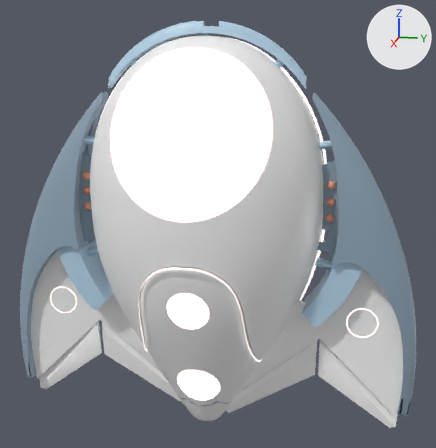
An edit to the FBX model public/assets/game-page/ship.fbx, drawn before and after from the same camera.
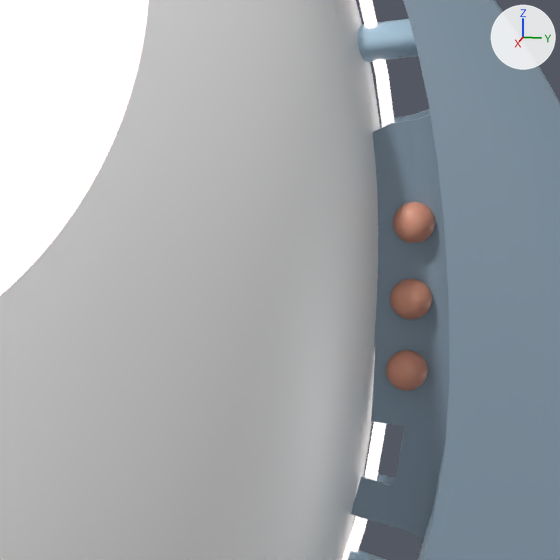
The first picture shows the older version from a 50 mm camera at (8.78, 1.93, 6.06) aimed at (-0.01, 0.17, 3.86). The close-ups show both versions on the part from 55% to 83% of the width and 30% to 58% of the height of that picture; other places that the commit changed are outside them. Arrows for +X, +Y and +Z are at upper right; the lights stay in place. Where no turn or scale is listed for an object, it has been applied to the vertices.

The scene before the commit, as lines of its bpy script (objects in view):
```python
me_mesh = bpy.data.meshes.new('Mesh')
me_mesh.from_pydata(...)  # 324 vertices, 320 faces; spans x 0.1..0.13, y -1.81..1.81, z 1.82..6.6
me_mesh.materials.append(mat_accentdetails)  # beige #e7a086
me_mesh_009 = bpy.data.meshes.new('Mesh.009')
me_mesh_009.from_pydata(...)  # a UV sphere (16 segments, 8 rings, poles along x) spanning x -0.187..-0.062, y -0.067..0.065, z -0.303..-0.171; a UV sphere (16 segments, 8 rings, poles along x) spanning x -0.187..-0.062, y -0.063..0.069, z -0.073..0.059; a UV sphere (16 segments, 8 rings, poles along x) spanning x -0.187..-0.062, y -0.065..0.067, z 0.171..0.303
me_mesh_009.materials.append(mat_mat_001)  # beige #e7a086
me_mesh_026 = bpy.data.meshes.new('Mesh.026')
me_mesh_026.from_pydata(...)  # 9402 vertices, 6120 faces; spans x -0.66..0.66, y -1.77..1.77, z -3.01..3.01
# faces by material slot: [921, 4449, 750]
me_mesh_026.materials.append(mat_accentdetails)  # beige #e7a086
me_mesh_026.materials.append(mat_basematerial)  # white #f7f7f7
me_mesh_026.materials.append(mat_baseemission)  # cyan #a1e7e0
ob_subdivision_surface_2_2_2 = bpy.data.objects.new('Subdivision_Surface_2_2_2', me_mesh_026)
ob_subdivision_surface_2_2_2.location = (0.734, -0.005, 3.596)
ob_обод = bpy.data.objects.new('обод', me_mesh)
ob_обод.location = (0.0, 0.0, 0.0)
ob_сфера_2_2 = bpy.data.objects.new('Сфера_2_2', me_mesh_009)
ob_сфера_2_2.location = (0.31, 1.845, 4.319)
# also in view: 'турбо_3' at (0.12, 0.44, 4.29); 'крыло' at (0.11, 2.37, 3.44)
```
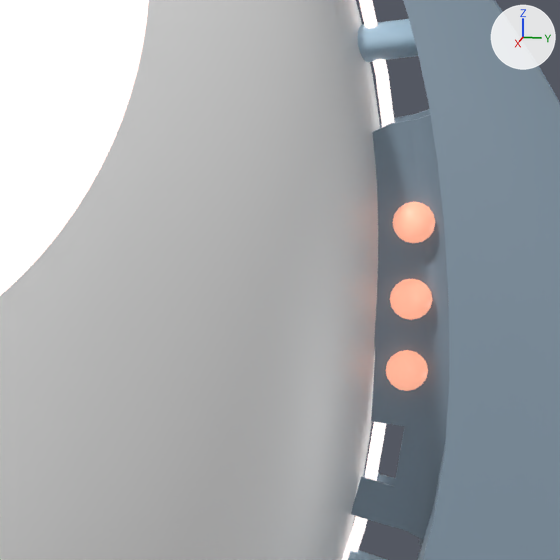
Where the change shows, as pixel boxes [x1, y1, x2, y2] in the close-ups (560 x 560 px):
'Сфера_2_2', recoloured: [386, 202, 435, 391] in both

What the commit changed:
Material 'AccentDetails2' (mat_accentdetails2) is new.
Its base color is (0.799, 0.352, 0.238) (beige #e7a086).
Its roughness is 0.434.
Its emission color is (0.799, 0.352, 0.238) (beige #e7a086).
Its emission strength is 1.0.
me_mesh_009 has 342 vertices, 384 faces and spans x -0.187..-0.062, y -0.067..0.069, z -0.303..0.303.
me_mesh_009 no longer uses material mat_mat_001 (beige #e7a086).
me_mesh_009 now uses material mat_accentdetails2 (beige #e7a086).
